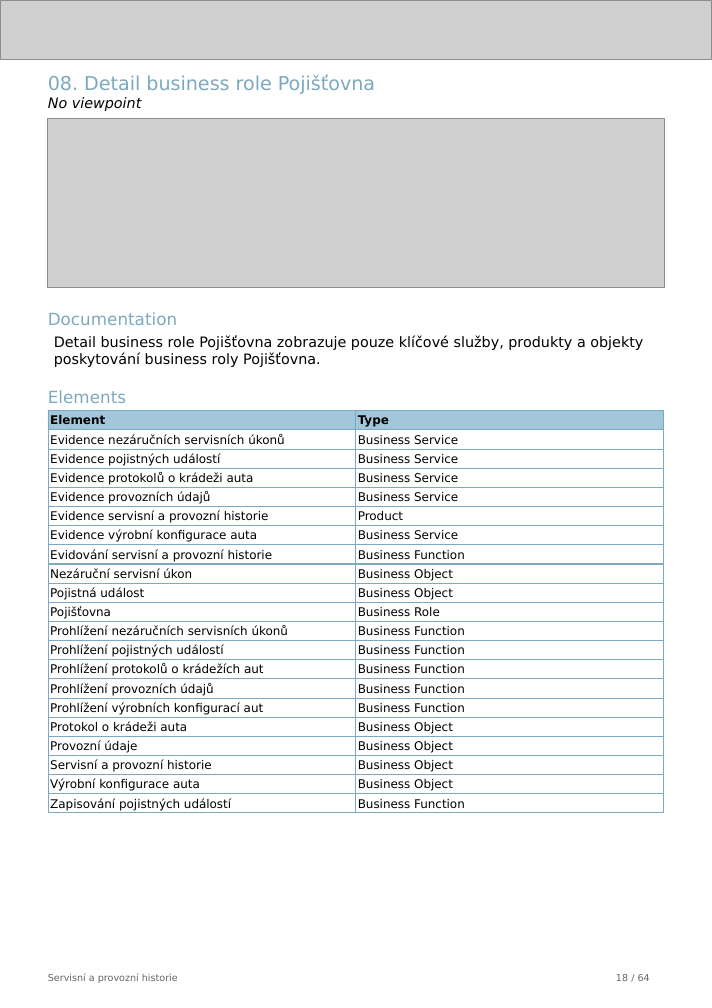
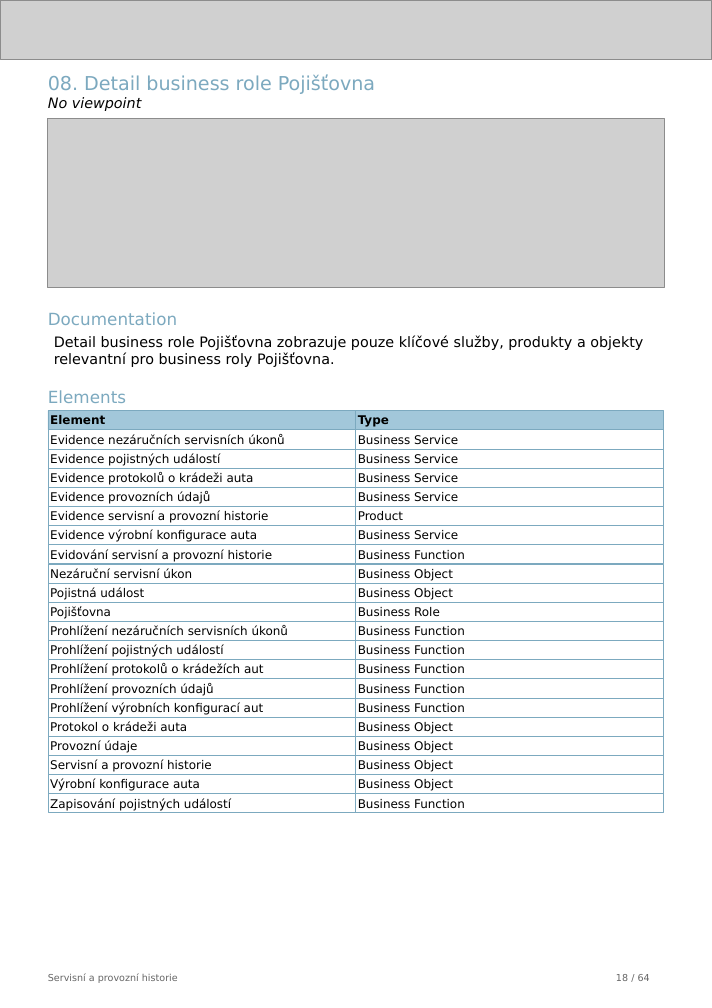
Before and after one commit to friedmannmartin/servisni_a_provozni_historie, a slide deck: slide 18 of report/jasper/servisni_a_provozni_historie.pptx. Drawn at 712x1008 pixels with LibreOffice and Linux fonts; fonts in the diff are those of the drawing; grey boxes stand for pictures. Boxes give left, top, right and bottom in pixels: in the first picture for what was removed or moved away, otherwise in the second. Text is boxed around its words. In the diff, an @@ line names an element or a change of style, - is before the commit and + after.

```diff
--- a/report/jasper/servisni_a_provozni_historie.pptx
+++ b/report/jasper/servisni_a_provozni_historie.pptx
@@ text at [54, 335, 643, 367]: text changed @@
-Detail business role Pojišťovna zobrazuje pouze klíčové služby, produkty a objekty poskytování business roly Pojišťovna.
+Detail business role Pojišťovna zobrazuje pouze klíčové služby, produkty a objekty relevantní pro business roly Pojišťovna.
```
Also in this commit, not shown: 17 other slides changed, 40 other files.
